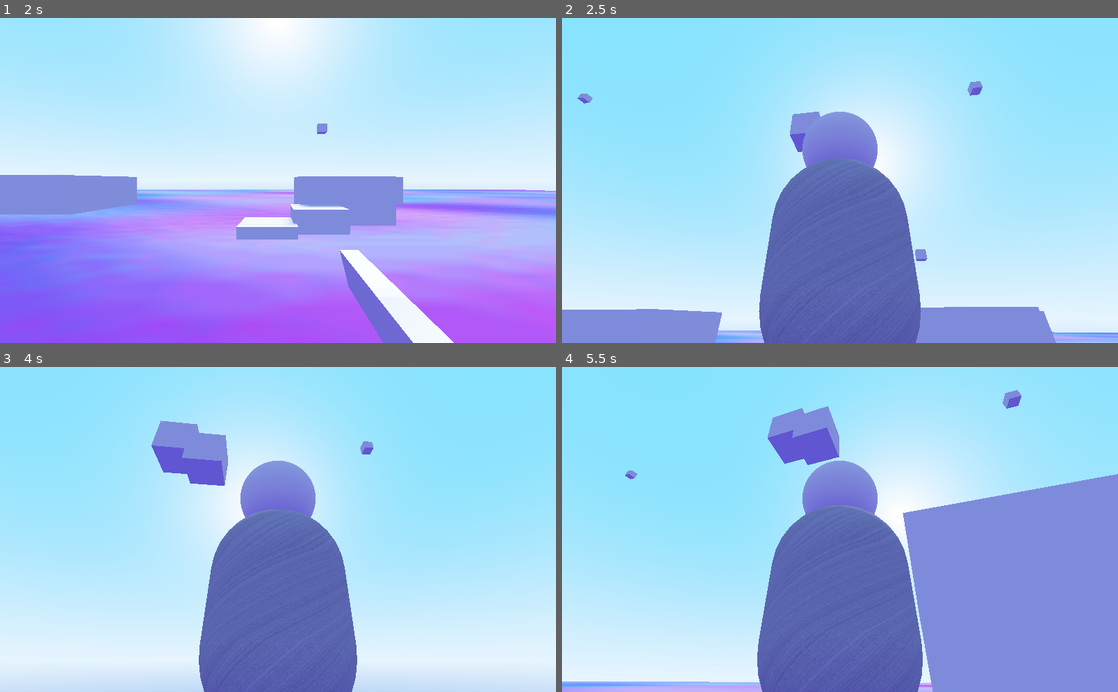
Above: before the commit, frames 1-4 (two rows, left to right).
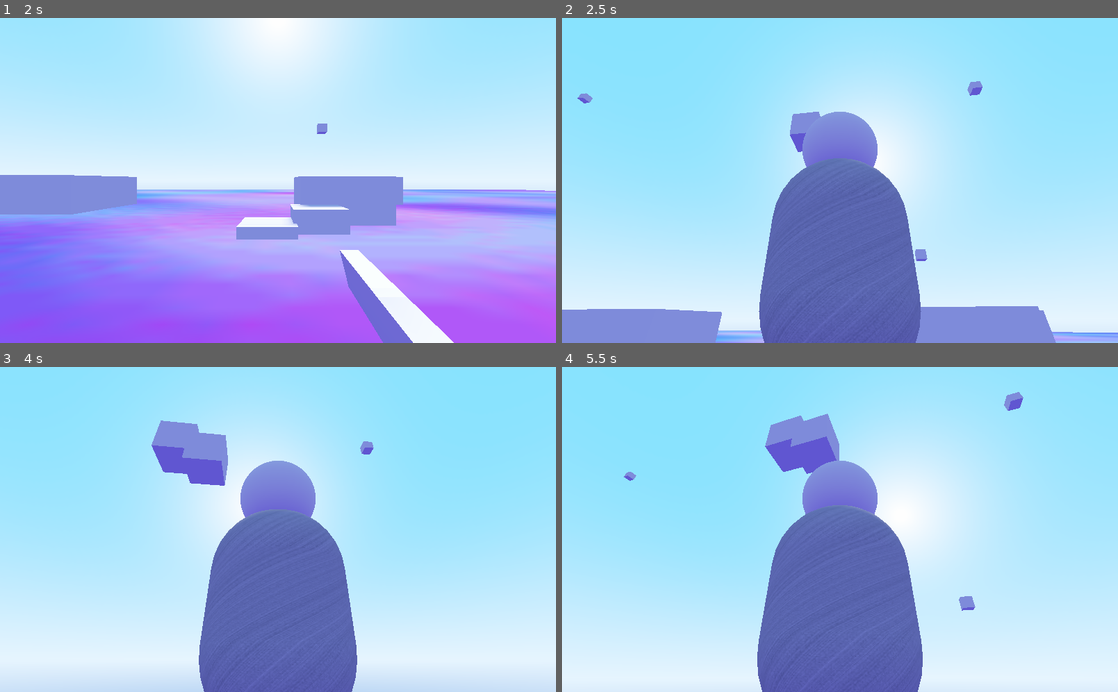
Above: after the commit, the same moments.

Repository: Yuminous/Godot-Shorts
Game: Godot game, scene res://Single.tscn
Two runs of this game, one before a commit and one after it. Both use one fixed random seed, a clock stepped at 60 frames per second and the inputs below.
Inputs (mouse positions are in pixels of both pictures, inside the frame that each line leads up to):
- Up to frame 1 (2 s): tap Enter at 0.5 s; move the mouse to (400, 164) at 0.52 s; hold D (right) 0.53-1.25 s; tap Ctrl (walk, bound only after the commit) at 0.6 s; tap Space (jump) at 0.77 s; click "RESET" at 1.25 s
- Up to frame 2 (2.5 s): tap Space (jump) at 2, 2.27 s; move the mouse to (812, 180) at 2.02 s; hold W (forward) from 2.03 s (still down); tap Tab (camera) at 2.1 s; tap Ctrl (walk, bound only after the commit) at 2.3 s
- Up to frame 3 (4 s): keep holding W (forward); move the mouse to (289, 523) at 2.77 s; hold Alt (fly) 2.78-3.53 s; tap Ctrl (walk, bound only after the commit) at 3.05, 3.8 s; move the mouse to (272, 536) at 3.52 s; tap Shift (sprint) at 3.6 s; tap Space (jump) at 3.77 s
- Up to frame 4 (5.5 s): keep holding W (forward); move the mouse to (878, 532) at 4.27 s; tap Ctrl (walk, bound only after the commit) at 4.35, 5.1 s; tap Space (jump) at 4.52, 5.27 s; move the mouse to (795, 526) at 5.02 s

Frame 1 is identical in both runs. In frame 2, less than 0.1% of the frame differs, in the area x 4-92%, y 21-97%; in frame 3, less than 0.1%; in frame 4, 24%, in the area x 0-100%, y 7-100%.

Commit message:
Update project.godot

Diff:
--- a/3.3 → Rudimentary 3D Movement incl. Flight/project.godot
+++ b/3.3 → Rudimentary 3D Movement incl. Flight/project.godot
@@ -10,7 +10,7 @@
 
 [application]
 
-config/name="Testing 004"
+config/name="Testing .004"
 run/main_scene="res://Single.tscn"
 config/icon="res://icon.png"
 
@@ -61,6 +61,15 @@
 "events": [ Object(InputEventKey,"resource_local_to_scene":false,"resource_name":"","device":0,"alt":false,"shift":false,"control":false,"meta":false,"command":false,"pressed":false,"scancode":16777217,"unicode":0,"echo":false,"script":null)
  ]
 }
+walk={
+"deadzone": 0.5,
+"events": [ Object(InputEventKey,"resource_local_to_scene":false,"resource_name":"","device":0,"alt":false,"shift":false,"control":false,"meta":false,"command":false,"pressed":false,"scancode":16777238,"unicode":0,"echo":false,"script":null)
+ ]
+}
+
+[physics]
+
+common/physics_fps=100
 
 [rendering]
 
